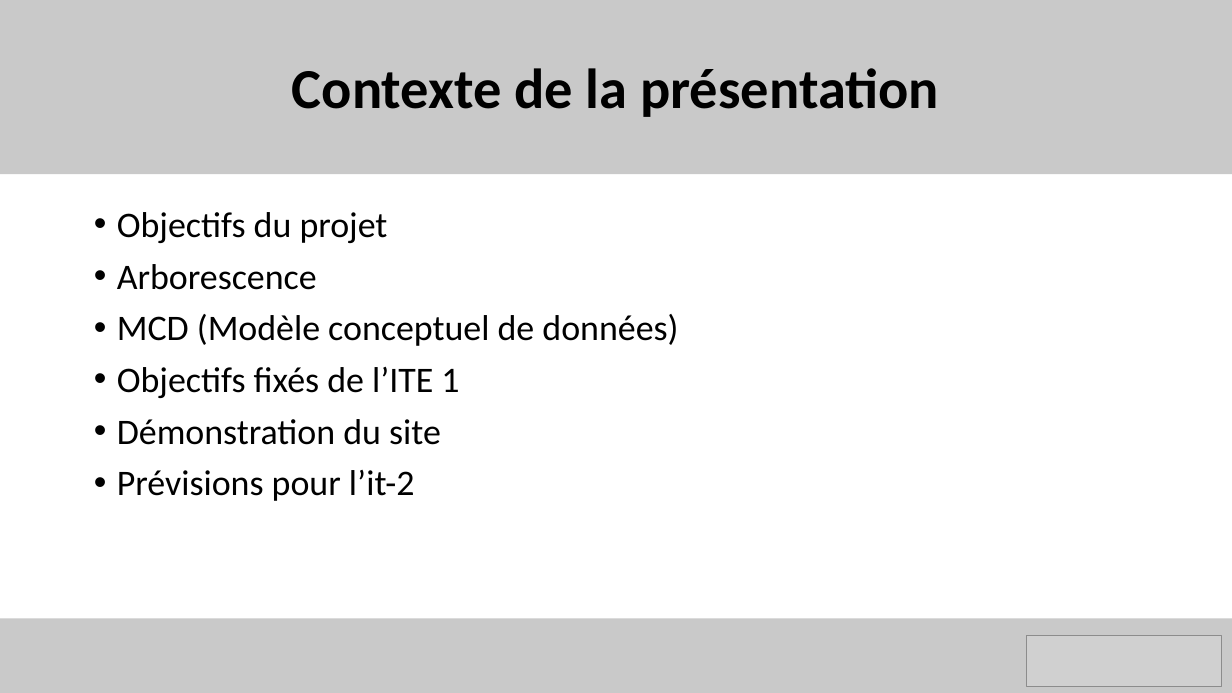
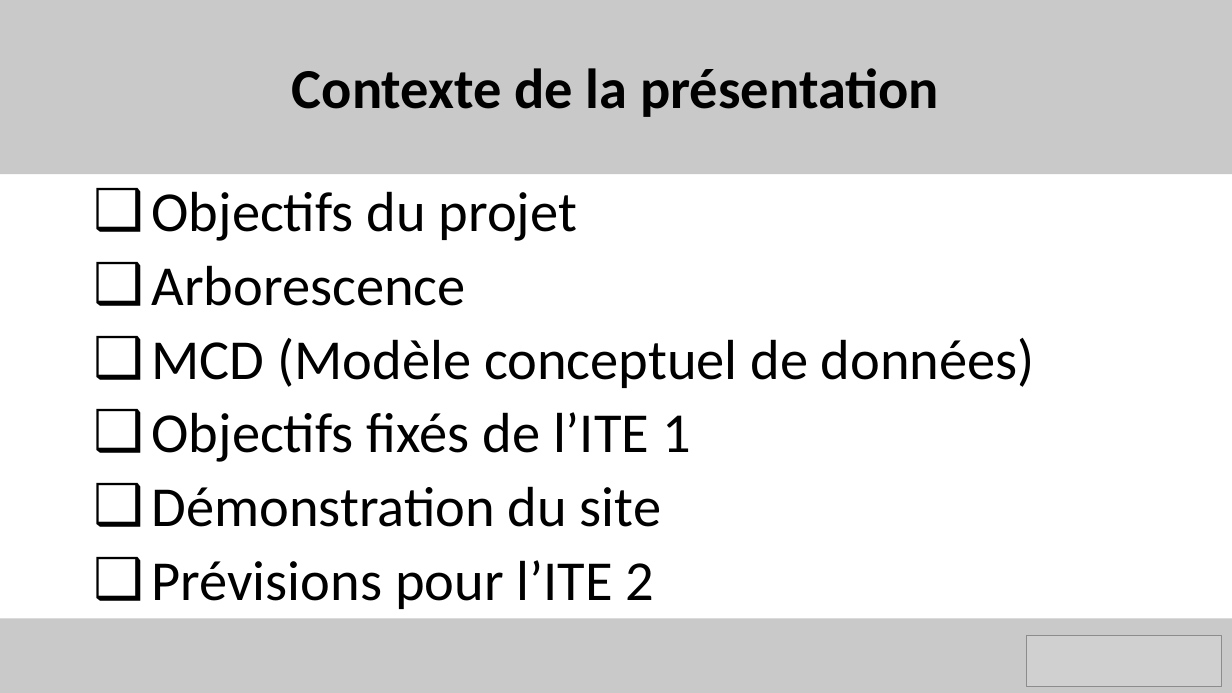
Before and after one commit to benjaminrodriguez/MemoCards, a slide deck: slide 2 of MemoCards_Ite1.pptx. Drawn at 1232x693 pixels with LibreOffice and Linux fonts; fonts in the diff are those of the drawing; grey boxes stand for pictures. Boxes give left, top, right and bottom in pixels: in the first picture for what was removed or moved away, otherwise in the second. Text is boxed around its words. In the diff, an @@ line names an element or a change of style, - is before the commit and + after.

```diff
--- a/MemoCards_Ite1.pptx
+++ b/MemoCards_Ite1.pptx
@@ text "Objectifs du projet": place and size @@
-text "Objectifs du projet" at (117,212,678,501)
+text "Objectifs du projet" at (152,191,1035,609)
@@ text at (152,191,1035,527): size 28 to 44 pt in "Objectifs du projet", "Arborescence", "MCD (Modèle conceptuel de données)", "Objectifs fixés de l’ITE 1" and 1 more places; bullet • to ❑ @@
@@ text at (152,560,655,609): text changed; size 28 to 44 pt @@
-• Prévisions pour l’it-2
+❑ Prévisions pour l’ITE 2
```
Also in this commit, not shown: 7 other slides changed, 1 slide added, 1 slide removed, 3 other files.
